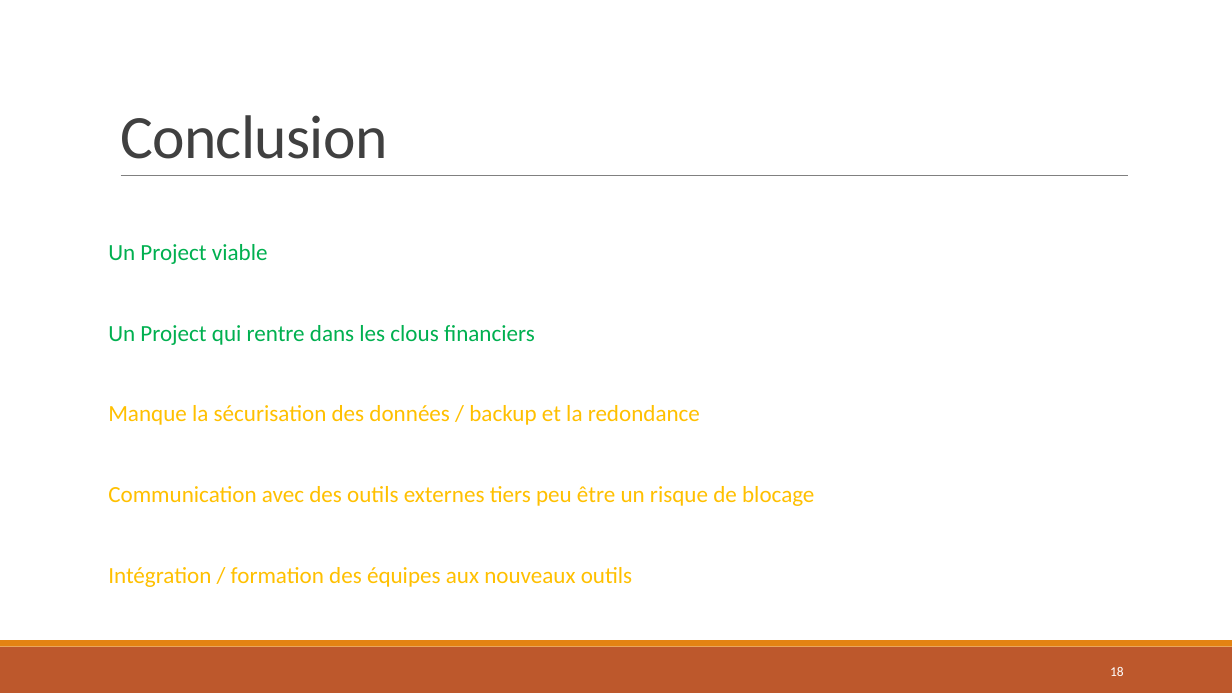
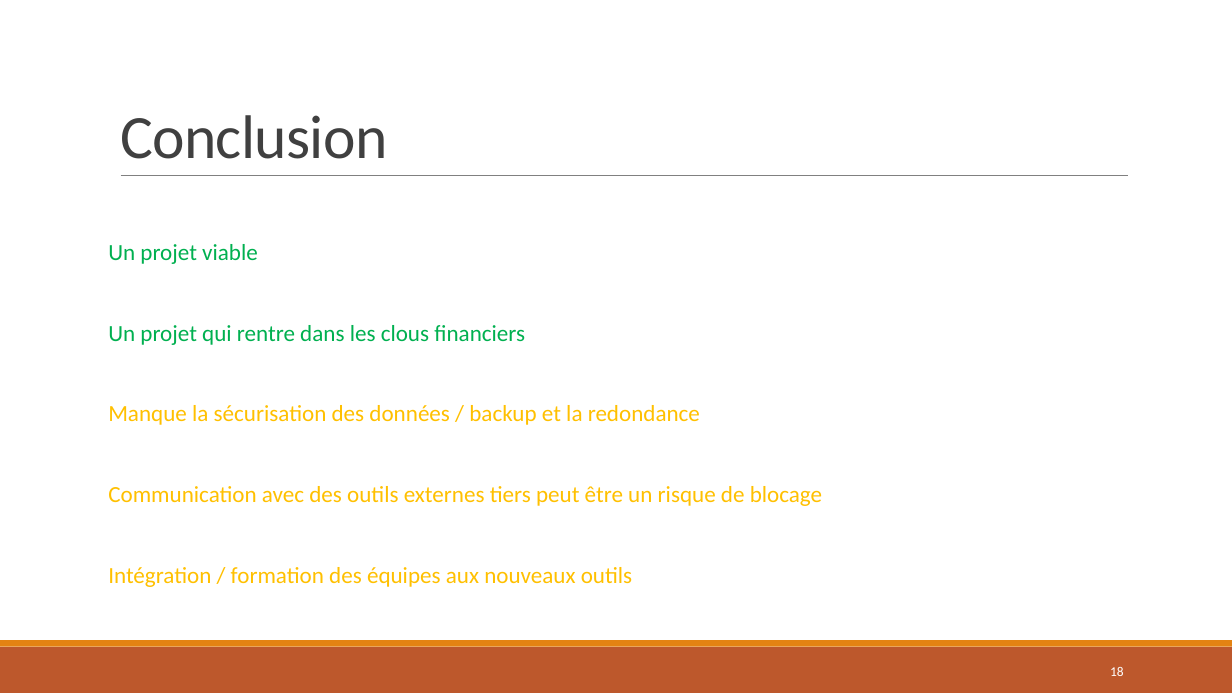
Before and after one commit to wilkill/P7-REP-AERO, a slide deck: slide 18 of Architecture/4 - Présentation/Présentation.pptx. Drawn at 1232x693 pixels with LibreOffice and Linux fonts; fonts in the diff are those of the drawing. Boxes give left, top, right and bottom in pixels: in the first picture for what was removed or moved away, otherwise in the second. Text is boxed around its words. In the diff, an @@ line names an element or a change of style, - is before the commit and + after.

```diff
--- a/Architecture/4 - Présentation/Présentation.pptx
+++ b/Architecture/4 - Présentation/Présentation.pptx
@@ text at <box>108,244,258,264</box>: text changed @@
-Un Project viable
+Un projet viable
@@ text at <box>108,325,525,345</box>: text changed @@
-Un Project qui rentre dans les clous financiers
+Un projet qui rentre dans les clous financiers
@@ text at <box>108,486,822,506</box>: text changed @@
-Communication avec des outils externes tiers peu être un risque de blocage
+Communication avec des outils externes tiers peut être un risque de blocage
```
Also in this commit, not shown: 5 other slides changed.
